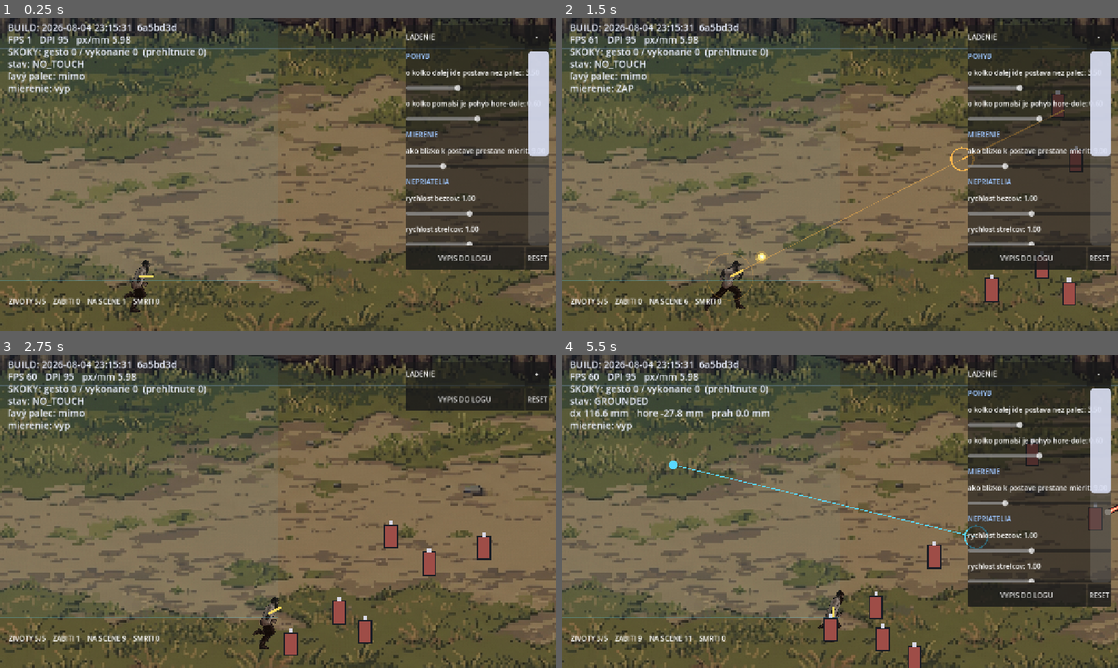
Above: before the commit, frames 1-4 (two rows, left to right).
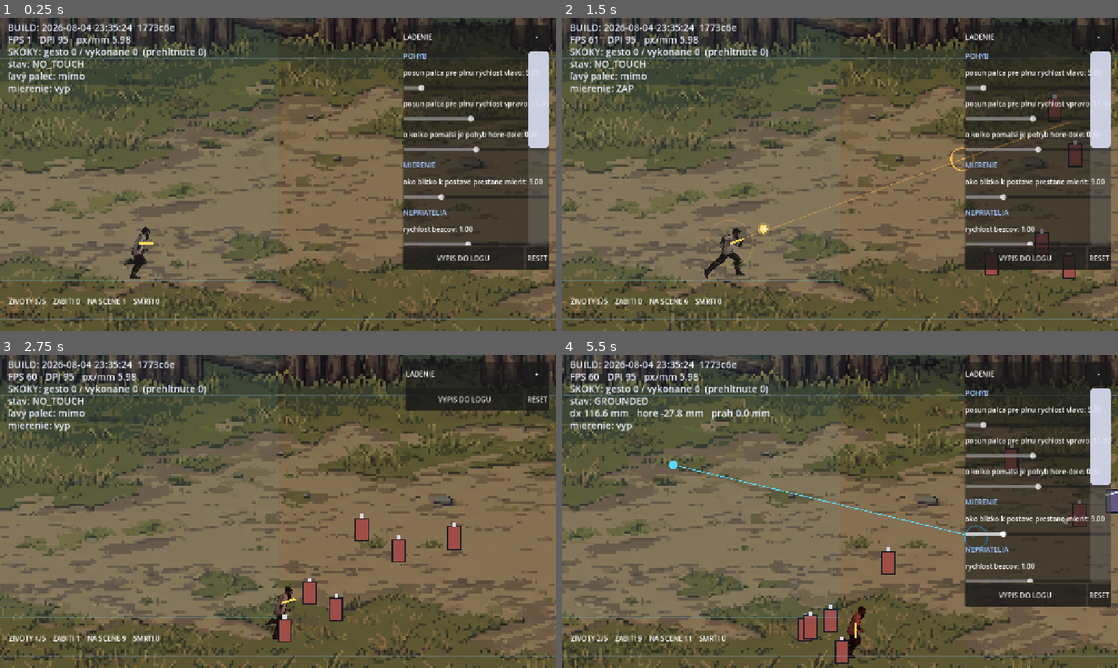
Above: after the commit, the same moments.

Repository: belispav/slavs
Game: Godot game, scene res://scenes/main.tscn
The game is run twice, just before and just after one commit, with the same random seed, the same clock (stepped at 60 frames per second) and the same inputs.
Inputs (mouse positions are in pixels of both pictures, inside the frame that each line leads up to):
- Up to frame 1 (0.25 s): no input
- Up to frame 2 (1.5 s): click "-" at 0.5 s; tap Enter (ui_accept) at 1.25 s; move the mouse to (962, 158) at 1.27 s; hold D from 1.28 s (still down); hold Space from 1.28 s (still down); click (962, 158) at 1.42 s
- Up to frame 3 (2.75 s): tap Enter (ui_accept) at 1.52 s; release D at 2 s; release Space at 2 s; drag from (166, 527) to (261, 636) at 2.02 s
- Up to frame 4 (5.5 s): move the mouse to (895, 442) at 2.77 s; hold A 2.78-3.5 s; hold L 2.78-3.5 s; drag from (812, 574) to (1117, 614) at 3.52 s; move the mouse to (1006, 558) at 4.27 s; hold D 4.28-5 s; hold K 4.28-5 s; tap Enter (ui_accept) at 4.52 s; drag from (673, 464) to (973, 536) at 5.02 s

The runs differ from the first frame. In frame 1, 31% of the frame differs, in the area x 0-100%, y 0-100%; in frame 2, 32%; in frame 3, 35%; in frame 4, 36%.

Commit message:
Show the river, keep the stick, and make the level long enough to travel
Using all 700 rows of open ground left ten units of palisade above and ten of
river below on a 720 unit screen. The boundaries were there and invisible, so
the field looked like it stopped for no reason. The band now ends on grass short
of the bank, and the camera is framed low - a little palisade above, the rest of
the spare height given to the river, which is the edge the player reads position
from.

Copying the thumb goes back off by default. It was preferred on first play but
the thumb reaches the end of its reach long before the level does, so it has to
be lifted and replaced constantly - the one thing the control scheme exists to
avoid. Holding an offset keeps walking for as long as it is held.

The level goes from 2400 to 12000. The background repeats on the GPU so length
costs nothing to draw, and 2400 was barely a screen and a half - not enough to
tell whether walking along it feels like going anywhere.

Diff:
--- a/volya/config/control_config.tres
+++ b/volya/config/control_config.tres
@@ -44,5 +44,9 @@
 free_movement = true
 ; Measured on device 2026-08-04.
 free_move_y_ratio = 0.6
-free_move_follow = true
+; Copying the thumb was tried on device and put back: the thumb reaches the edge
+; of its reach long before the level ends, so it has to be lifted and replaced
+; constantly - which is the one thing the whole control scheme exists to avoid.
+; Holding an offset keeps the character walking for as long as it is held.
+free_move_follow = false
 free_move_gain = 3.5
--- a/volya/scripts/build_stamp.gd
+++ b/volya/scripts/build_stamp.gd
@@ -5,4 +5,4 @@
 ##
 ## ZAMERNE tu NIE JE class_name: globalne nazvy tried su v cache, ktoru
 ## headless export neobnovuje, a export by na tom padol.
-const STAMP := "2026-08-04 23:15:31  6a5bd3d"
+const STAMP := "2026-08-04 23:35:24  1773c6e"
--- a/volya/scripts/main.gd
+++ b/volya/scripts/main.gd
@@ -5,7 +5,10 @@
 
 const GROUND_Y := 600.0
 const LEVEL_LEFT := 0.0
-const LEVEL_RIGHT := 2400.0
+## The background repeats on the GPU, so length costs nothing to draw. 2400 was
+## barely more than a screen and a half - not enough to tell whether scrolling
+## along feels like travelling anywhere.
+const LEVEL_RIGHT := 12000.0
 
 ## Leftover F1 shooting-range targets. Off now that there are real enemies to
 ## shoot at; they were only ever there to give aiming something to track.
@@ -29,11 +32,20 @@
 ## The playable field is taken from these, not the other way round. Deciding the
 ## field in screen fractions and then hoping the picture agreed was what made
 ## the earlier attempts feel wrong - the character could walk into the river.
-## Measured on env_02: grass begins at the foot of the palisade around row 555,
-## and the bank drops into the river around row 1255. 700 rows of open ground,
-## against 500 in the first background.
+## Measured on env_02: grass begins at the foot of the palisade around row 555
+## and the bank drops into the river around row 1255.
+##
+## The walkable band stops short of the bank on purpose. Using all 700 rows left
+## a 720 unit screen with ten units of palisade above and ten of river below -
+## the boundaries were there but invisible, so the field looked like it ended
+## for no reason. Ending on grass instead reads as walking up to the water.
 const BG_WALK_TOP := 555.0
-const BG_WALK_BOTTOM := 1255.0
+const BG_WALK_BOTTOM := 1155.0
+
+## How much of the palisade stays in view above the field. The rest of the
+## screen's spare height goes below, where the river is - the far boundary only
+## needs to be suggested, the near one is what the player reads position from.
+const BG_MARGIN_TOP := 34.0
 
 var player            # untyped on purpose: the script is attached at runtime
 var bullets: Array = []
@@ -184,10 +196,9 @@
 		var bottom: float
 		if field_height() <= view:
 			# The field fits on screen, so the camera has nothing to follow.
-			# Locked, with the whole of it in view and a sliver of river and
-			# palisade framing it.
-			var centre: float = (player.field_top + player.field_bottom) * 0.5
-			top = centre - view * 0.5
+			# Locked, and framed low: a little palisade above, the rest of the
+			# spare height given to the river below.
+			top = player.field_top - BG_MARGIN_TOP
 			bottom = top + view
 		else:
 			# Taller than the screen, so the camera travels - but never past
Not shown, added: volya/art/env_02.png.import
